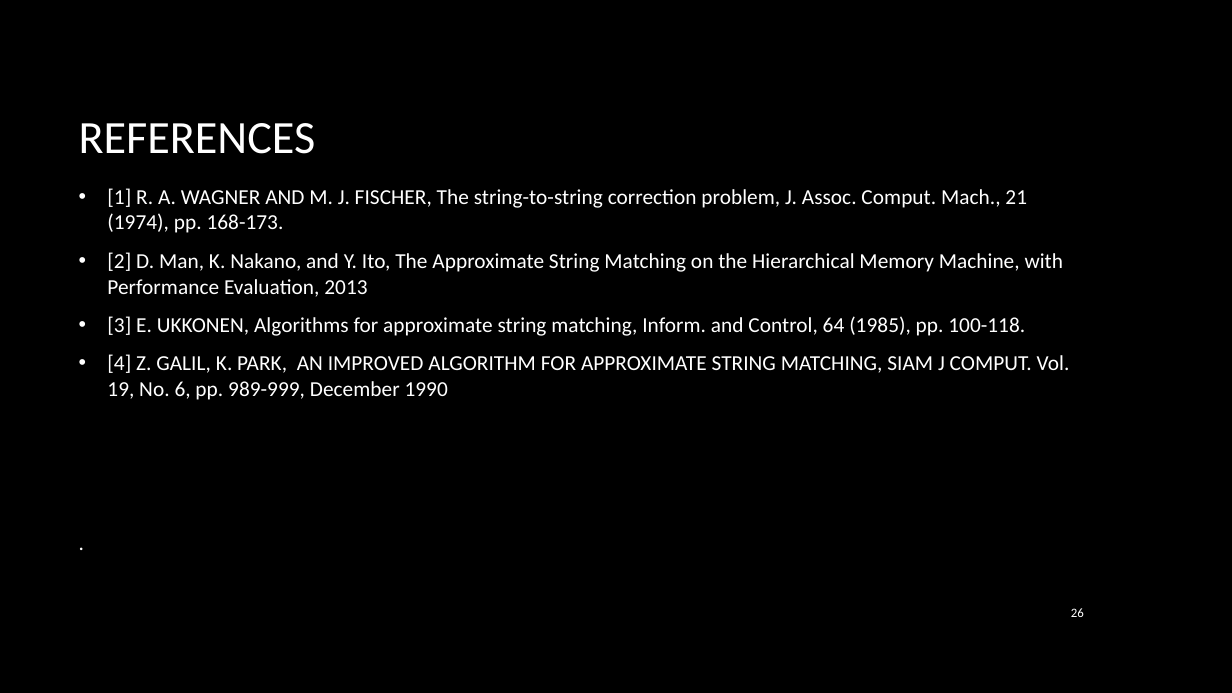
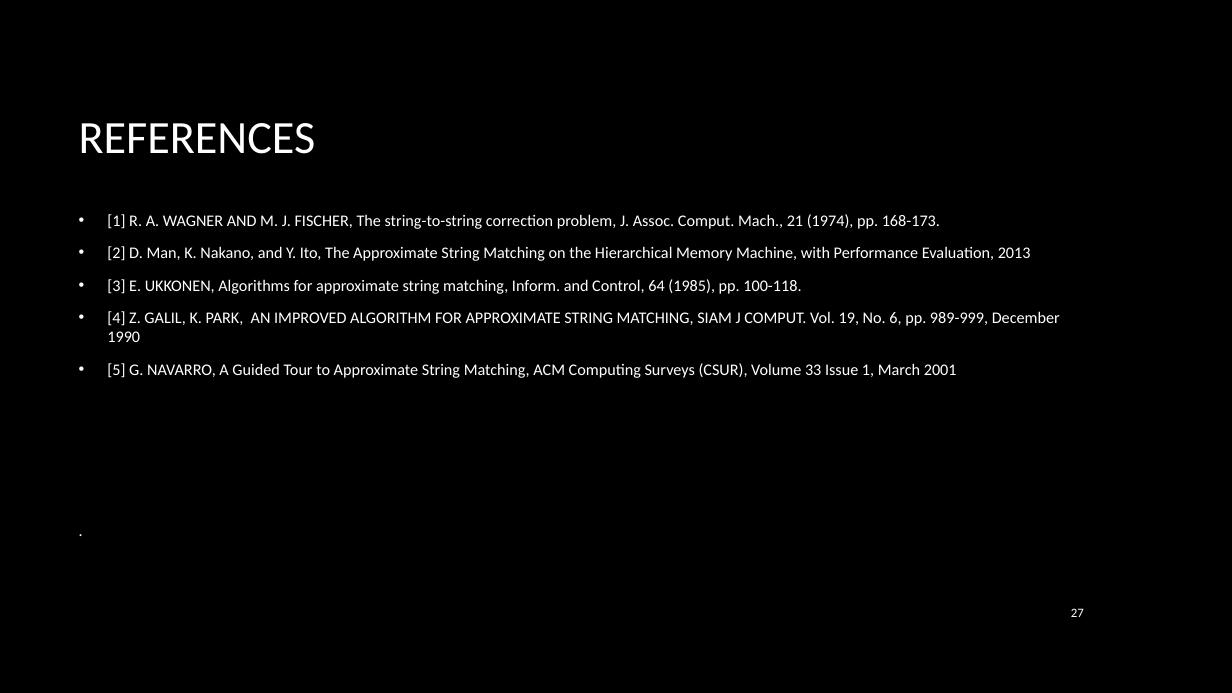
Before and after one commit to soroa/Parallel-ASM, a slide deck: slide 27 of slides/Presentation2.pptx (slide 26 before the commit). Drawn at 1232x693 pixels with LibreOffice and Linux fonts; fonts in the diff are those of the drawing; background and template pictures are left out. Boxes give left, top, right and bottom in pixels: in the first picture for what was removed or moved away, otherwise in the second. Text is boxed around its words. In the diff, an @@ line names an element or a change of style, - is before the commit and + after.

Commit message:
presentation slide

```diff
--- a/slides/Presentation2.pptx
+++ b/slides/Presentation2.pptx
@@ text at (107, 214, 1060, 342): size 16.6 to 12.6 pt in "[1] R. A. WAGNER AND M. J. ...", "[2] D. Man, K. Nakano, and Y. ...", "[3] E. UKKONEN, Algorithms for approximate string ...", "[4] Z. GALIL, K. PARK, AN IMPROVED ..." and 1 more places @@
@@ text at (107, 363, 957, 378): paragraph added @@
+• [5] G. NAVARRO, A Guided Tour to Approximate String Matching, ACM Computing Surveys (CSUR), Volume 33 Issue 1, March 2001
@@ page number at (1071, 608, 1084, 617): text changed @@
-26
+27
```
Also in this commit, not shown: 2 other slides changed, 1 slide added.
